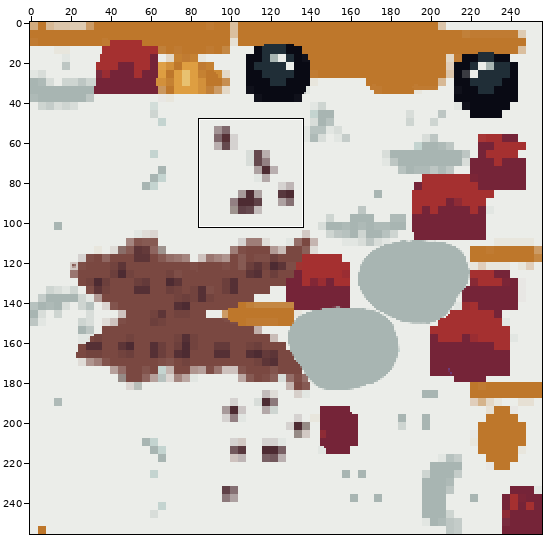
Edited in one commit: sprite sheet (GalinhaSurfers/Assets/Modelos/Materials/T_Galinho2.png). Above, an overview of the earlier version with the close-up marked.
Close-up. Old version:
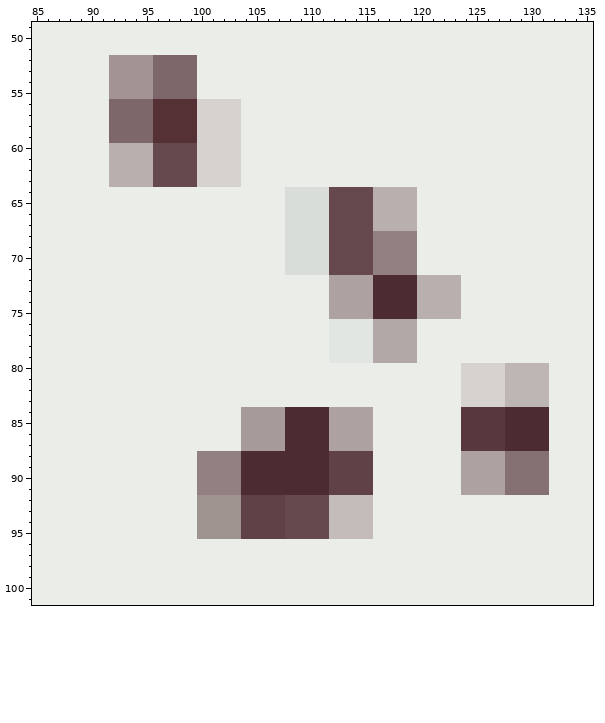
The file is 256x256 pixels. Colours within 5 levels of each other are drawn and written as one. Shown: x 85..135, y 49..101. The commit also changed other parts of the picture, which this record leaves out.
The same view after the edit:
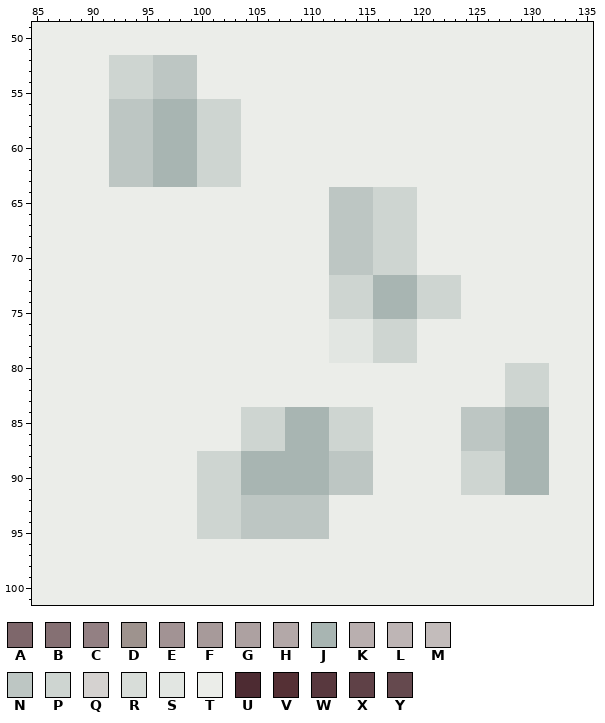
Palette (. is transparent): A #7e676b  B #857073  C #938083  D #9e938e  E #a29394  F #a79a9a  G #ada1a1  H #b3a8a8  J #a8b5b2  K #b9afaf  L #beb5b5  M #c3bcbb  N #bdc6c3  P #ced5d1  Q #d5d2d0  R #d8ddd9  S #e2e6e2  T #ebede9  U #4d2b32  V #553035  W #58383e  X #5f4147  Y #65494e
From old to new:
Changed rows in their new state; - is an unchanged pixel.
first column x 92:
 52 PPPPNNNN--------------------------------
 53 PPPPNNNN--------------------------------
 54 PPPPNNNN--------------------------------
 55 PPPPNNNN--------------------------------
 56 NNNNJJJJPPPP----------------------------
 57 NNNNJJJJPPPP----------------------------
 58 NNNNJJJJPPPP----------------------------
 59 NNNNJJJJPPPP----------------------------
 60 NNNNJJJJPPPP----------------------------
 61 NNNNJJJJPPPP----------------------------
 62 NNNNJJJJPPPP----------------------------
 63 NNNNJJJJPPPP----------------------------
 64 ----------------TTTTNNNNPPPP------------
 65 ----------------TTTTNNNNPPPP------------
 66 ----------------TTTTNNNNPPPP------------
 67 ----------------TTTTNNNNPPPP------------
 68 ----------------TTTTNNNNPPPP------------
 69 ----------------TTTTNNNNPPPP------------
 70 ----------------TTTTNNNNPPPP------------
 71 ----------------TTTTNNNNPPPP------------
 72 --------------------PPPPJJJJPPPP--------
 73 --------------------PPPPJJJJPPPP--------
 74 --------------------PPPPJJJJPPPP--------
 75 --------------------PPPPJJJJPPPP--------
 76 ------------------------PPPP------------
 77 ------------------------PPPP------------
 78 ------------------------PPPP------------
 79 ------------------------PPPP------------
 80 --------------------------------TTTTPPPP
 81 --------------------------------TTTTPPPP
 82 --------------------------------TTTTPPPP
 83 --------------------------------TTTTPPPP
 84 ------------PPPPJJJJPPPP--------NNNNJJJJ
 85 ------------PPPPJJJJPPPP--------NNNNJJJJ
 86 ------------PPPPJJJJPPPP--------NNNNJJJJ
 87 ------------PPPPJJJJPPPP--------NNNNJJJJ
 88 --------PPPPJJJJJJJJNNNN--------PPPPJJJJ
 89 --------PPPPJJJJJJJJNNNN--------PPPPJJJJ
 90 --------PPPPJJJJJJJJNNNN--------PPPPJJJJ
 91 --------PPPPJJJJJJJJNNNN--------PPPPJJJJ
 92 --------PPPPNNNNNNNNTTTT----------------
 93 --------PPPPNNNNNNNNTTTT----------------
 94 --------PPPPNNNNNNNNTTTT----------------
 95 --------PPPPNNNNNNNNTTTT----------------
Changed places in both close-ups, as pixel boxes (x1, y1, x2, y2):
changed: (109, 55, 461, 539)
changed: (461, 363, 549, 495)
